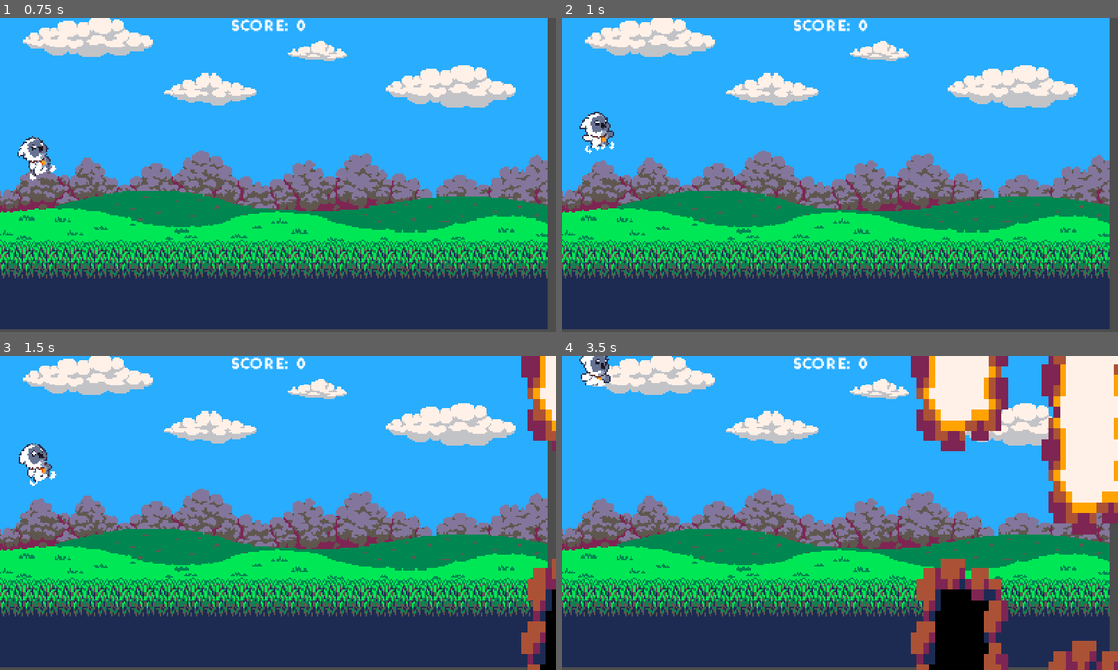
Above: before the commit, frames 1-4 (two rows, left to right).
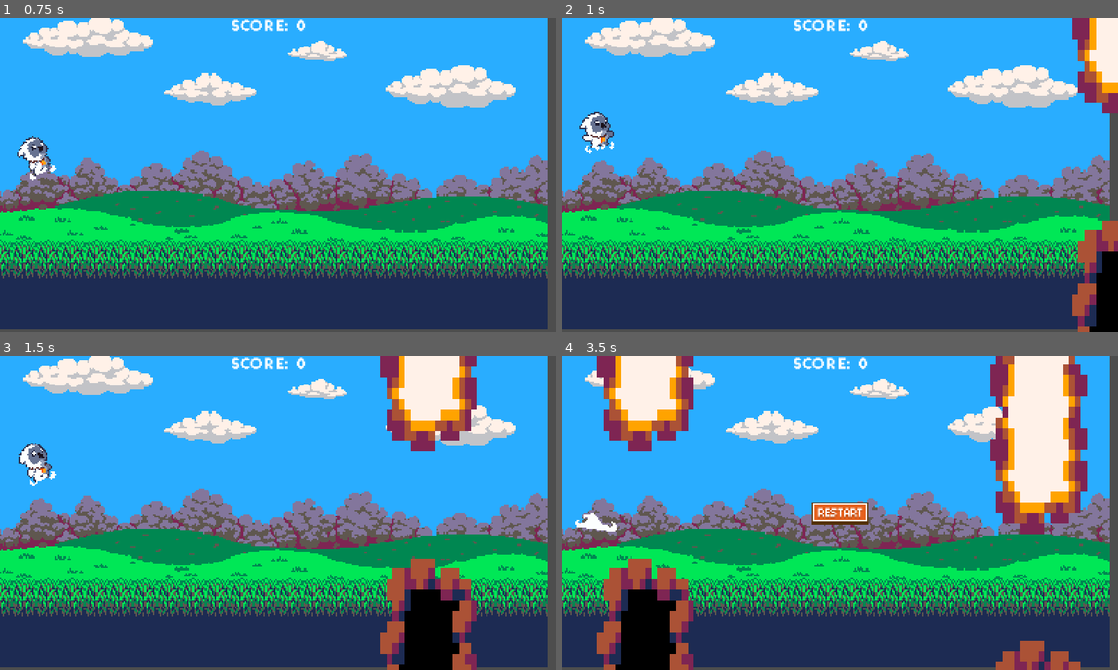
Above: after the commit, the same moments.

Repository: sahilchess/flappy_remake
Game: Godot game, scene res://scenes/game.tscn
Two runs of this game, one before a commit and one after it. Both use one fixed random seed, a clock stepped at 60 frames per second and the inputs below.
Inputs (mouse positions are in pixels of both pictures, inside the frame that each line leads up to):
- Up to frame 1 (0.75 s): move the mouse to (400, 159) at 0.52 s; click (400, 159) at 0.67 s
- Up to frame 2 (1 s): no input
- Up to frame 3 (1.5 s): move the mouse to (166, 528) at 1.27 s; click (166, 528) at 1.42 s
- Up to frame 4 (3.5 s): move the mouse to (895, 443) at 2.02 s; click (895, 443) at 2.17 s; move the mouse to (812, 575) at 2.77 s; click (812, 575) at 2.92 s

Frame 1 is identical in both runs. In frame 2, 4.3% of the frame differs, in the area x 91-100%, y 0-100%; in frame 3, 12%; in frame 4, 30%, in the area x 2-100%, y 0-100%.

Commit message:
production

Diff:
--- a/scripts/main.gd
+++ b/scripts/main.gd
@@ -7,7 +7,7 @@
 var game_over : bool
 var scroll
 var score
-const SCROLL_SPEED : int = 4
+const SCROLL_SPEED : int = 12
 var screen_size : Vector2i
 var ground_height : int
 var pipes : Array
Not shown, added: export_presets.cfg
Binary file added: production/index.apple-touch-icon.png
Not shown, added: production/index.apple-touch-icon.png.import
Binary file added: production/index.icon.png
Not shown, added: production/index.icon.png.import
Binary file added: production/index.png
Not shown, added: production/index.png.import
Not shown, added: production/index.audio.position.worklet.js
Not shown, added: production/index.audio.worklet.js
Not shown, added: production/index.html
Not shown, added: production/index.js
Not shown, added: production/index.pck
(and 2 more such lines)
